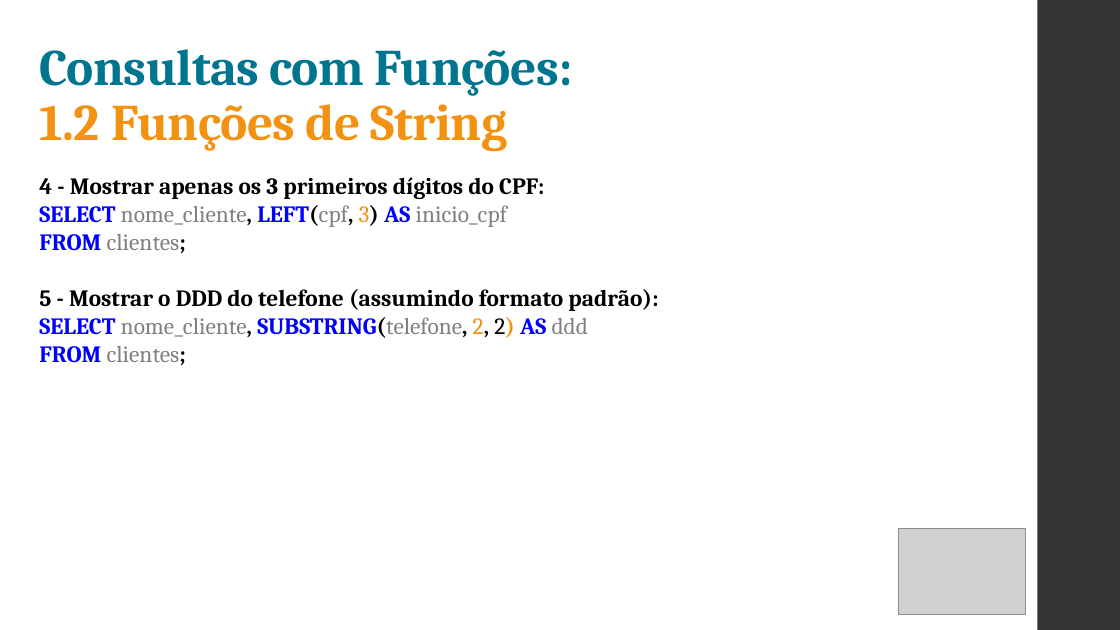
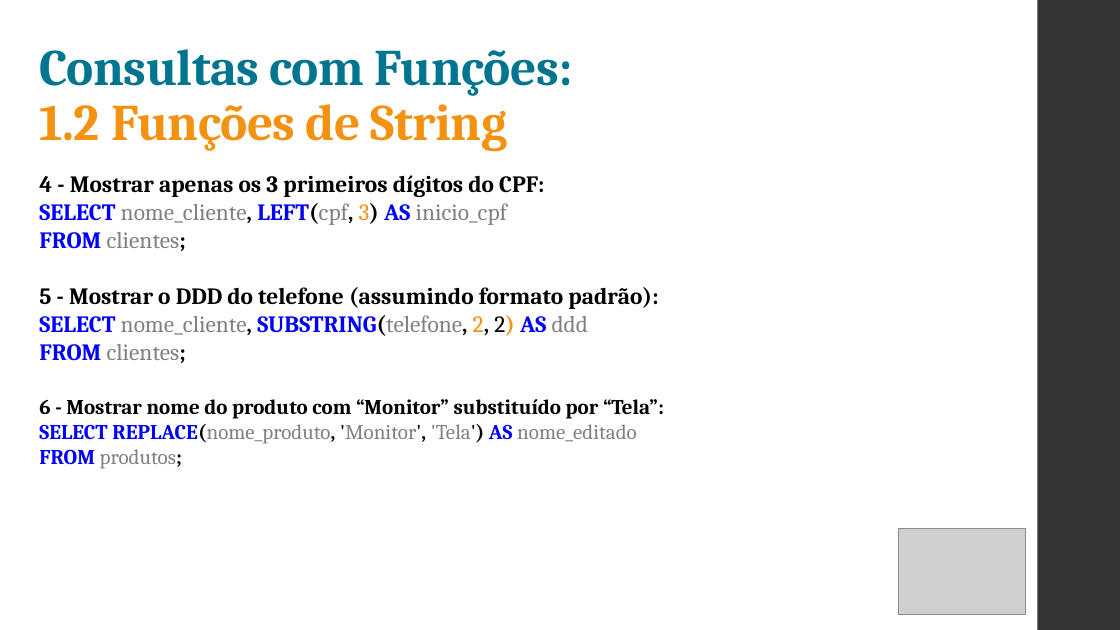
Before and after one commit to ruanSTT/database-mysql, a slide deck: slide 11 of Aula 03/Aula03.pptx. Drawn at 1120x630 pixels with LibreOffice and Linux fonts; fonts in the diff are those of the drawing; grey boxes stand for pictures. Boxes give left, top, right and bottom in pixels: in the first picture for what was removed or moved away, otherwise in the second. Text is boxed around its words. In the diff, an @@ line names an element or a change of style, - is before the commit and + after.

```diff
--- a/Aula 03/Aula03.pptx
+++ b/Aula 03/Aula03.pptx
@@ text at (39,399,664,469): paragraphs added @@
+6 - Mostrar nome do produto com “Monitor” substituído por “Tela”:
+SELECT REPLACE(nome_produto, 'Monitor', 'Tela') AS nome_editado
+FROM produtos;
```
Also in this commit, not shown: 10 slides added, 1 other file.
